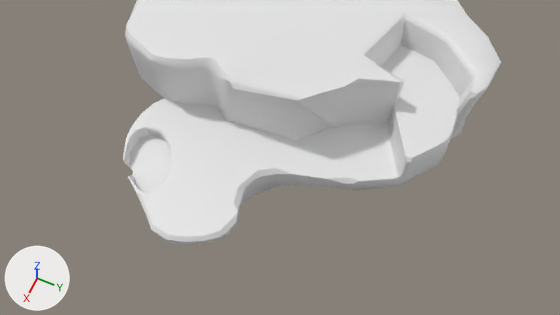
The Blender file ZeldaLike TING/Assets/Art/Meshes/LD/Iles.blend, before and after one commit.
Camera for both pictures: the file's camera 'Camera'. Arrows for +X, +Y and +Z are at lower left; the lights stay in place.

Script lines for the objects in view, before the commit:
```python
me_arbre_2 = bpy.data.meshes.new('Arbre_2')
me_arbre_2.from_pydata(...)  # 194 vertices, 180 faces; spans x -1.11..1.68, y -1.1..1.93, z 0.0..3.67
me_arbre_2.polygons.foreach_set('use_smooth', [True] * 180)
me_arbre_2.materials.append(mat_default_obj_001)  # white #e7e7e7
me_island_02_001 = bpy.data.meshes.new('Island 02.001')
me_island_02_001.from_pydata(...)  # 432 vertices, 402 faces; spans x -29.2..13.5, y -8.1..36.1, z -19.7..3.8
me_island_02_001.polygons.foreach_set('use_smooth', [True] * 402)
me_island_02_001.materials.append(mat_lit_004)  # white #e7e7e7
me_island_05_001 = bpy.data.meshes.new('Island 05.001')
me_island_05_001.from_pydata(...)  # 413 vertices, 389 faces; spans x -41.1..-6.1, y -36.2..8.5, z -38.5..17.0
me_island_05_001.polygons.foreach_set('use_smooth', [True] * 389)
me_island_05_001.materials.append(mat_lit_002)  # white #e7e7e7
ob_arbre_2 = bpy.data.objects.new('Arbre_2', me_arbre_2)
ob_arbre_2.location = (0.0, 0.0, 0.0)
ob_arbre_2.hide_set(True)
ob_ile_1 = bpy.data.objects.new('Ile_1', me_island_02_001)
ob_ile_1.location = (0.0, 0.0, 0.0)
ob_island_05_001 = bpy.data.objects.new('Island 05.001', me_island_05_001)
ob_island_05_001.location = (0.0, 0.0, 0.0)
ob_island_05_001.rotation_euler = (1.571, 0.0, 0.0)  # degrees (90, 0, 0)
_m = ob_island_05_001.modifiers.new('Triangulate', 'TRIANGULATE')
_m.min_vertices = 5
_m.keep_custom_normals = True
```
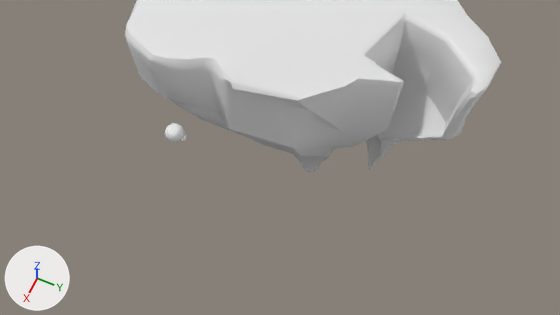
Where the newer file only moved an object's origin or applied its transform, the numbers keep the older frame.

The change, as a diff of the scene's bpy script:
```diff
--- a/ZeldaLike TING/Assets/Art/Meshes/LD/Iles.blend.py
+++ b/ZeldaLike TING/Assets/Art/Meshes/LD/Iles.blend.py
@@ ob_ile_1 @@
 ob_ile_1.location = (0.0, 0.0, 0.0)
+ob_ile_1.hide_set(True)
@@ ob_arbre_2 @@
 ob_arbre_2.location = (0.0, 0.0, 0.0)
-ob_arbre_2.hide_set(True)
```

Pixel boxes [x1, y1, x2, y2] of what changed, in the pictures (560 x 315 px):
'Ile_1', hidden: before [123, 45, 460, 246]
'Arbre_2', shown: after [165, 123, 187, 142]
